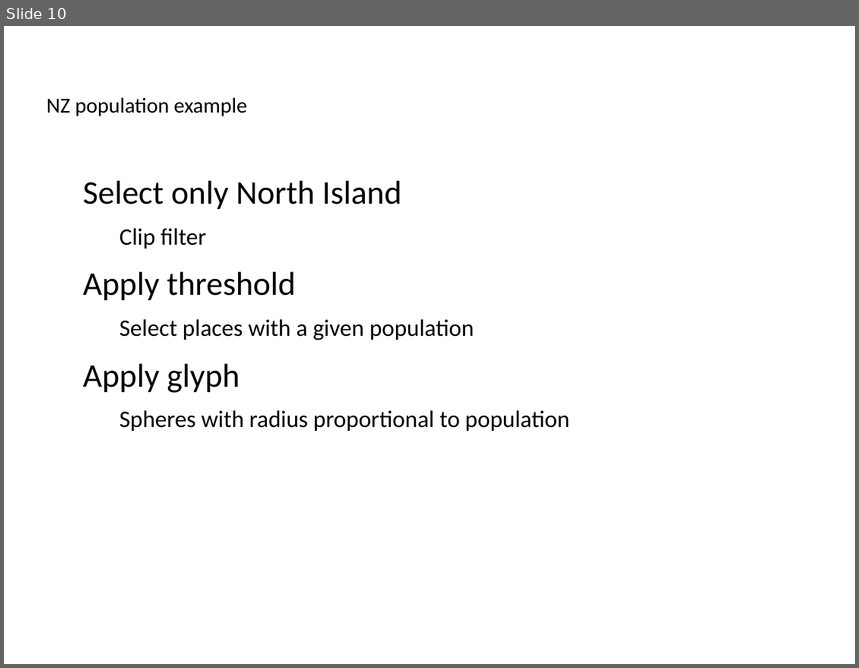
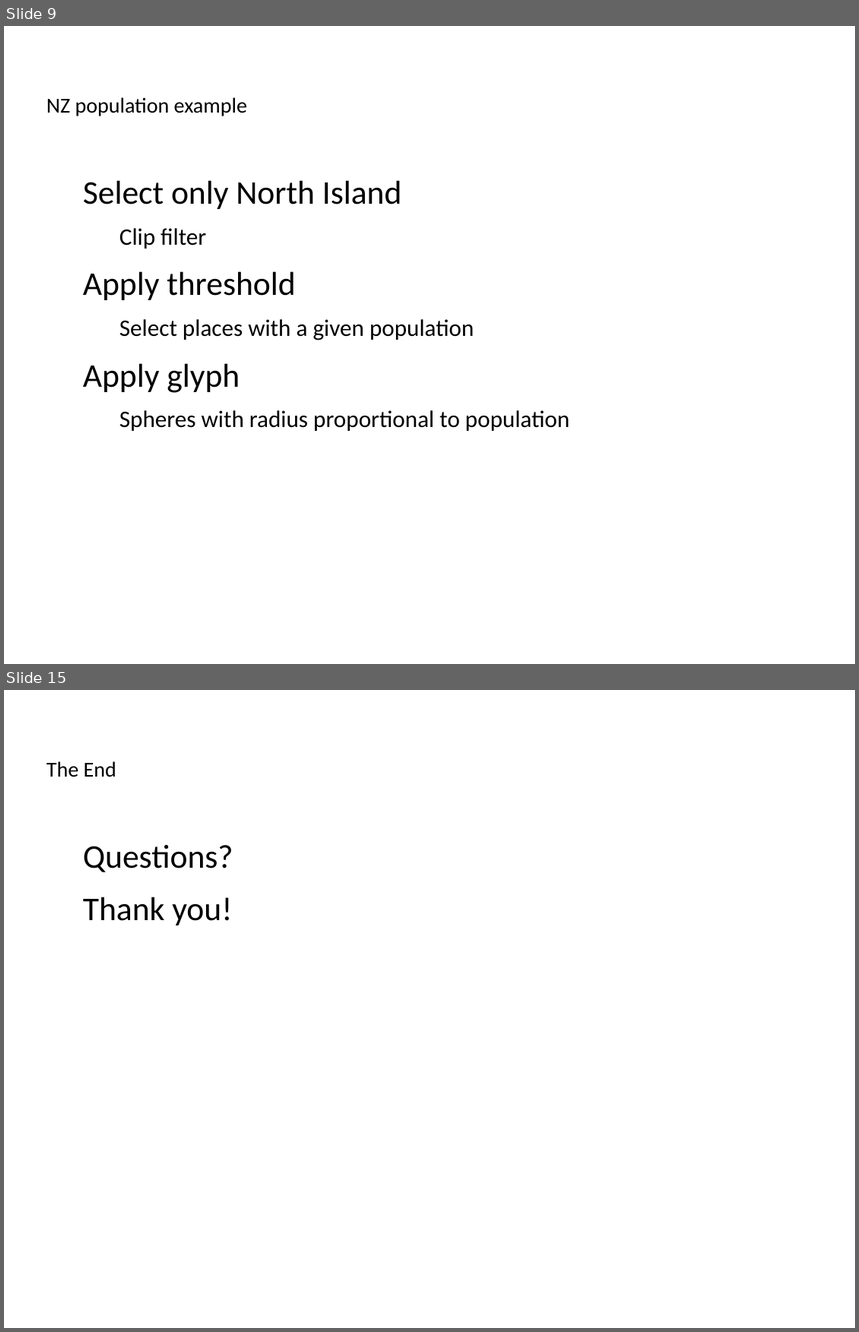
Before and after one commit to ucgmsim/workshops, a slide deck: presentation/slides.odp. Shown one above the other, each under a label of ours: slide 10 before the commit, slides 9 and 15 after it; the slides between them are not shown. The pictures are 859x668 and 859x1332 pixels, drawn with LibreOffice and Linux fonts; fonts in the diff are those of the drawing; background and template pictures are left out. Boxes give left, top, right and bottom in pixels: in the first picture for what was removed or moved away, otherwise in the second. Text is boxed around its words. In the diff, an @@ line names an element or a change of style, - is before the commit and + after.

```diff
--- a/presentation/slides.odp
+++ b/presentation/slides.odp
@@ slide 15 added at box(4, 690, 855, 1328), background picture (left out) @@
@@ title added at box(47, 761, 116, 777), 19.9 pt, text #000000 @@
+The End
@@ text added at box(83, 845, 234, 926), 30.9 pt, text #000000 @@
+● Questions?
+● Thank you!
@@ what was slide 10 is now slide 9 @@
```
Also in this commit, not shown: 8 slides changed, 1 other slide added, 2 slides removed.
